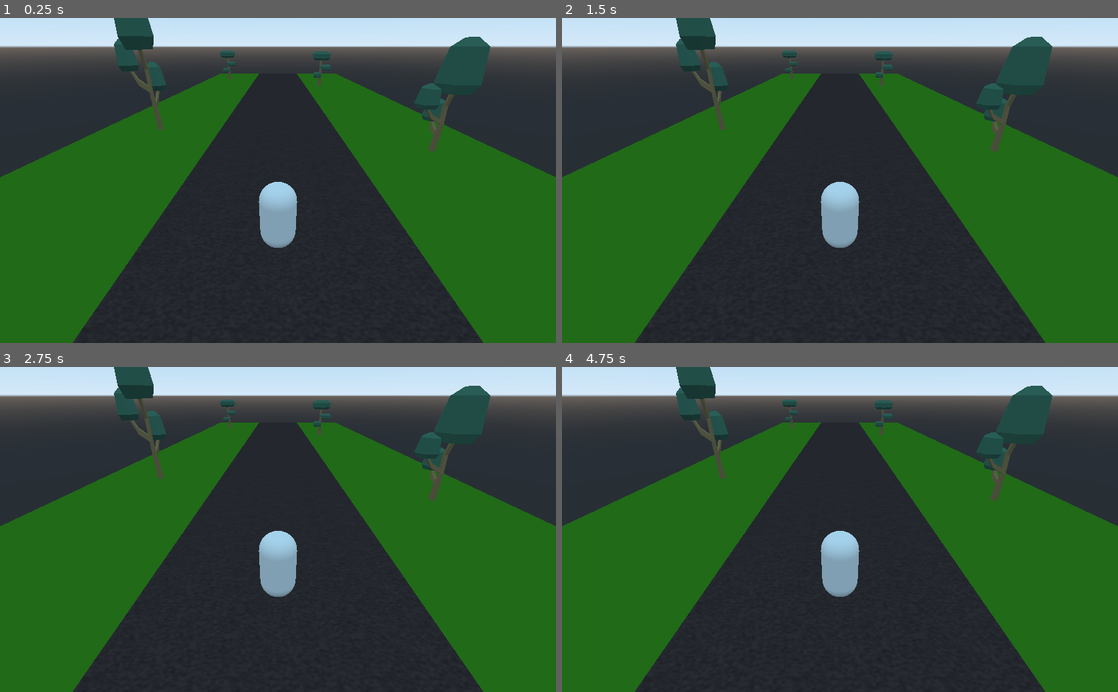
Above: before the commit, frames 1-4 (two rows, left to right).
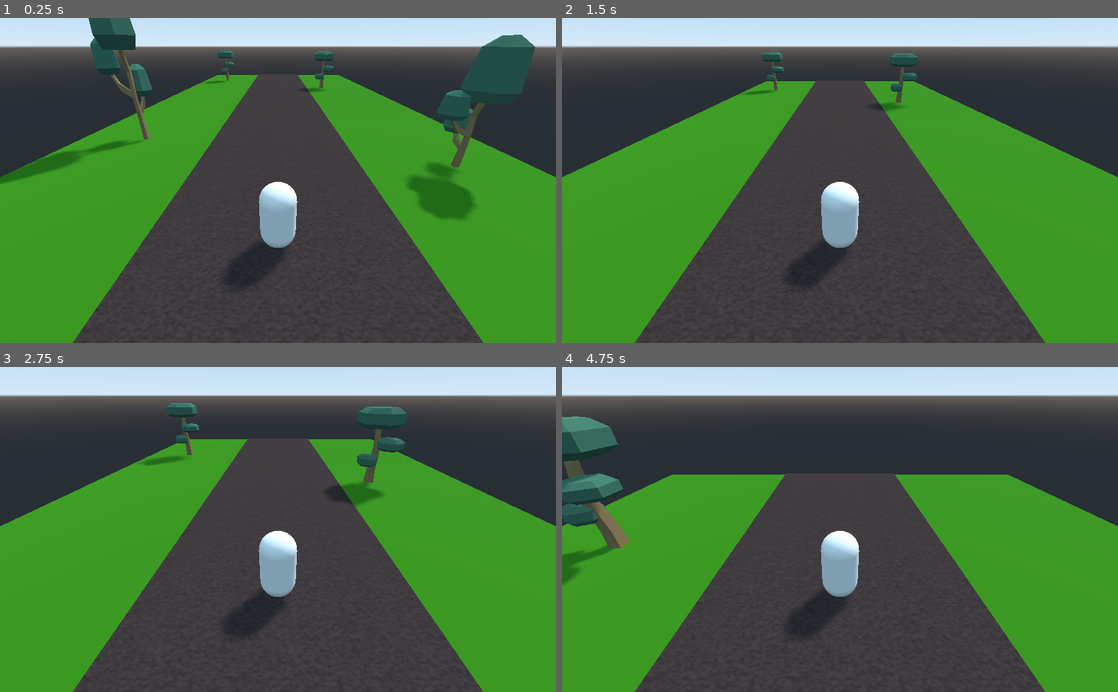
Above: after the commit, the same moments.

Repository: CSIXILL/godot_aitajuoksu_ma_2022
Game: Godot game, scene res://Main.tscn
Two runs of this game, one before a commit and one after it. Both use one fixed random seed, a clock stepped at 60 frames per second and the inputs below.
Inputs:
- Up to frame 1 (0.25 s): no input
- Up to frame 2 (1.5 s): no input
- Up to frame 3 (2.75 s): no input
- Up to frame 4 (4.75 s): no input

The runs differ from the first frame. In frame 1, 70% of the frame differs, in the area x 0-100%, y 0-100%; in frame 2, 71%; in frame 3, 70%; in frame 4, 70%.

Commit message:
pelaaja liikkuu

Diff:
--- a/Main.tscn
+++ b/Main.tscn
@@ -11,3 +11,7 @@
 [node name="RoadStart2" parent="." instance=ExtResource( 1 )]
 
 [node name="Player" parent="." instance=ExtResource( 2 )]
+
+[node name="Sun" type="DirectionalLight" parent="."]
+transform = Transform( 0.766045, 0.492404, 0.413176, -5.61943e-08, -0.642788, 0.766044, 0.642787, -0.586824, -0.492404, 0, 0, 0 )
+shadow_enabled = true
--- /dev/null
+++ b/Player.gd
@@ -0,0 +1,9 @@
+extends KinematicBody
+
+var run_speed := 8.0
+
+onready var body_hinge = $BodyHinge
+
+
+func _physics_process(delta):
+	move_and_slide(Vector3(0, 0, -run_speed))
--- a/Player.tscn
+++ b/Player.tscn
@@ -1,14 +1,20 @@
-[gd_scene load_steps=2 format=2]
+[gd_scene load_steps=3 format=2]
+
+[ext_resource path="res://Player.gd" type="Script" id=1]
 
 [sub_resource type="CapsuleMesh" id=1]
 radius = 0.5
 
 [node name="Player" type="KinematicBody"]
-
-[node name="MeshInstance" type="MeshInstance" parent="."]
-transform = Transform( 1, 0, 0, 0, -4.37114e-08, 1, 0, -1, -4.37114e-08, 0, 1, 0 )
-mesh = SubResource( 1 )
-material/0 = null
+script = ExtResource( 1 )
 
 [node name="Camera" type="Camera" parent="."]
 transform = Transform( 1, 0, 0, 0, 0.866025, 0.5, 0, -0.5, 0.866025, 0, 5, 5 )
+
+[node name="BodyHinge" type="Spatial" parent="."]
+
+[node name="BodyMesh" type="MeshInstance" parent="BodyHinge"]
+transform = Transform( 1, 0, 0, 0, -4.37114e-08, 1, 0, -1, -4.37114e-08, 0, 1, 0 )
+mesh = SubResource( 1 )
+skeleton = NodePath("../..")
+material/0 = null
